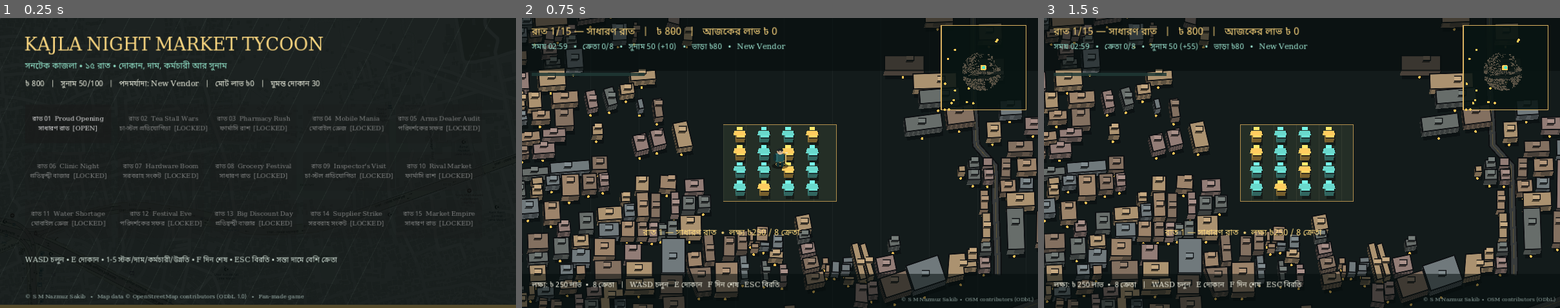
Above: before the commit, frames 1-3 (left to right).
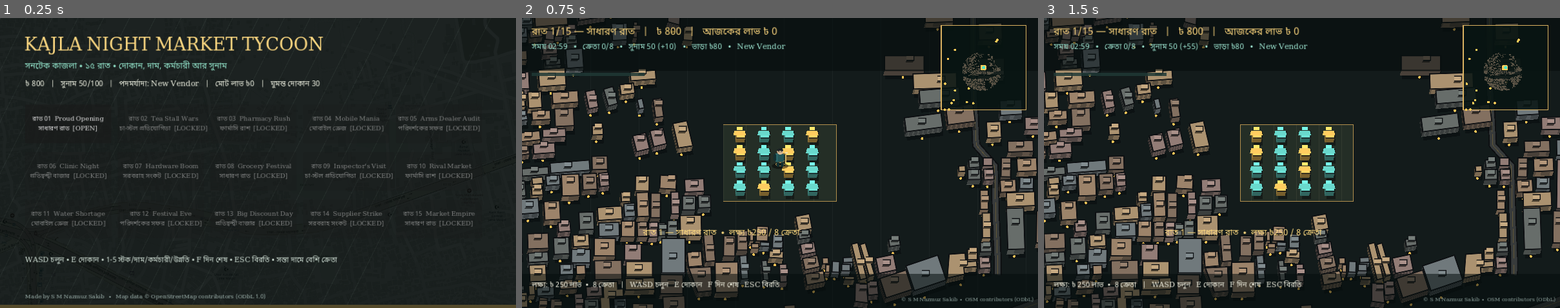
Above: after the commit, the same moments.

Repository: Sakibpedia/kajla-night-market-tycoon
Game: Godot game, scene res://scenes/MainMenu.tscn
Same seed, same stepped clock (60 frames per second), same inputs: the game is played once before the commit and once after it.
Inputs:
- Up to frame 1 (0.25 s): no input
- Up to frame 2 (0.75 s): click "রাত 01 Proud Opening সাধারণ র…" at 0.5 s
- Up to frame 3 (1.5 s): tap Enter at 1.25 s; hold D from 1.28 s (still down); tap M at 1.35 s

The runs differ from the first frame. In frame 1, 0.4% of the frame differs, in the area x 4-59%, y 95-98%; in frame 2, nothing differs; in frame 3, nothing differs.

Commit message:
Credit: Made by S M Nazmuz Sakib (remove fan-made wording)

Diff:
--- a/scripts/ui/MainMenu.gd
+++ b/scripts/ui/MainMenu.gd
@@ -60,7 +60,7 @@
 	help.add_theme_color_override("font_color", Color(0.82, 0.88, 0.84))
 	add_child(help)
 	var credit := Label.new()
-	credit.text = "© S M Nazmuz Sakib   •   Map data © OpenStreetMap contributors (ODbL 1.0)   •   Fan-made game"
+	credit.text = "Made by S M Nazmuz Sakib   •   Map data © OpenStreetMap contributors (ODbL 1.0)"
 	credit.position = Vector2(62, 682)
 	credit.size = Vector2(1160, 24)
 	credit.add_theme_font_size_override("font_size", 14)
